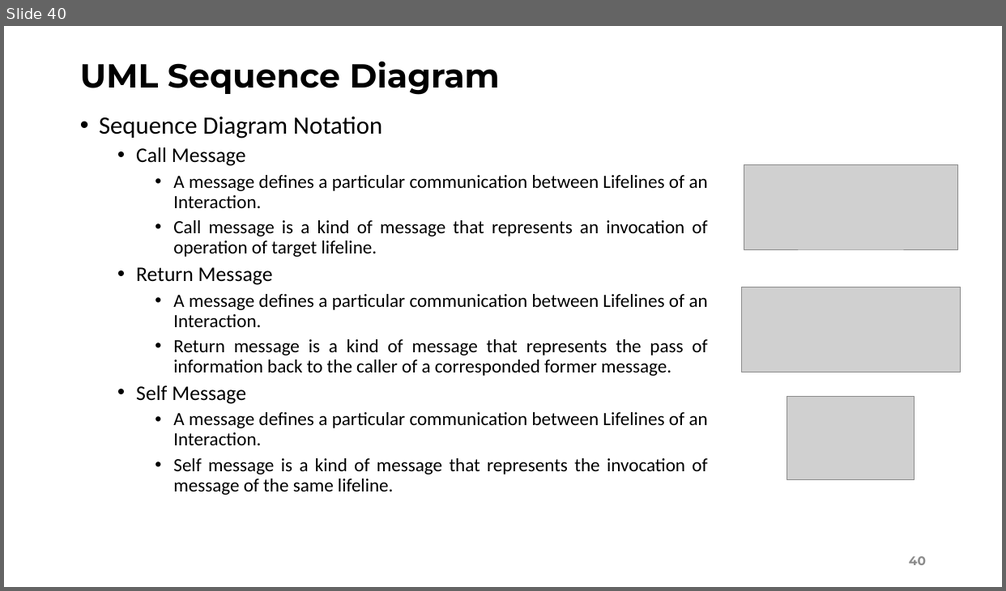
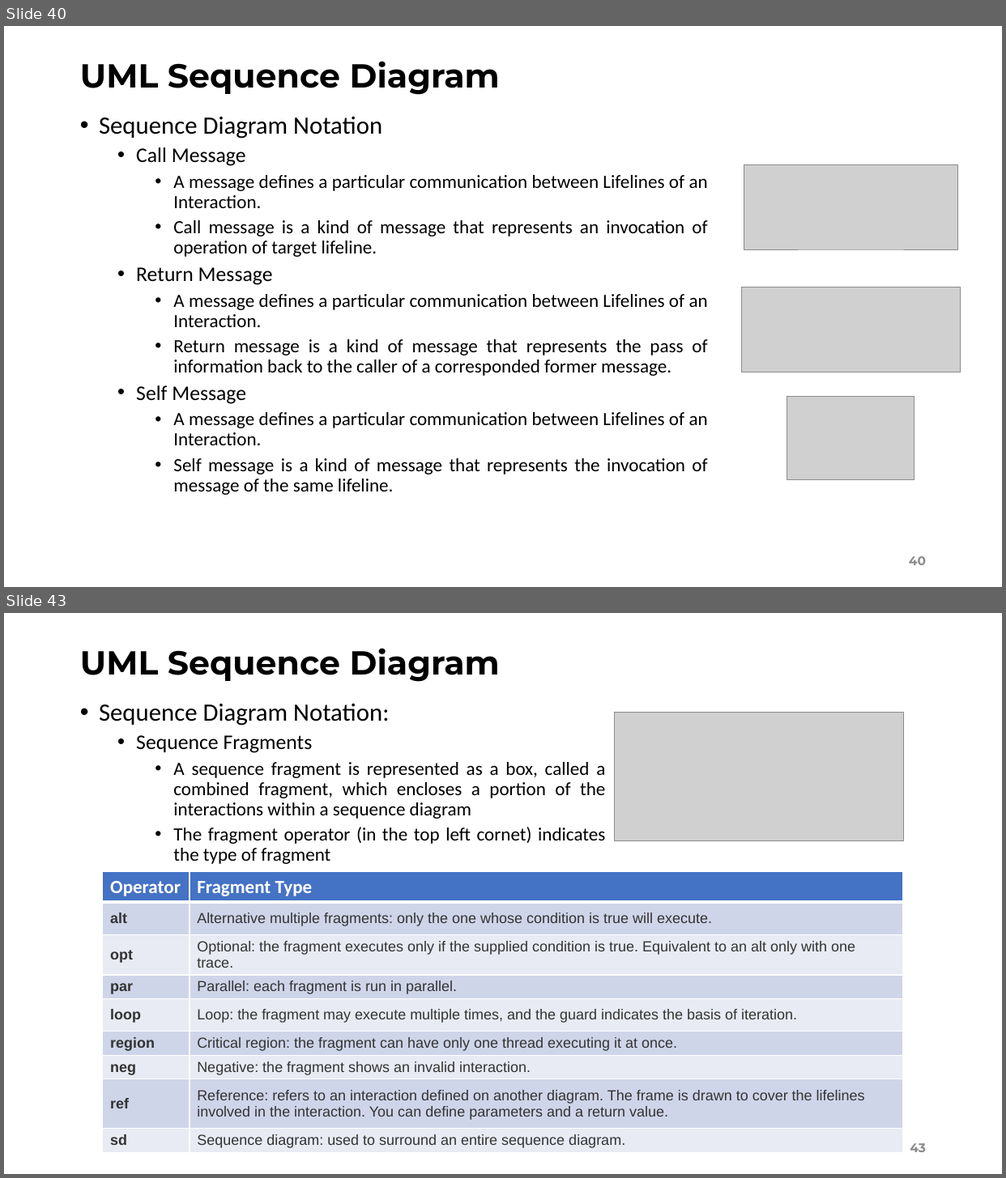
Before and after one commit to Utoixx/git_demo, a slide deck: UML.pptx. Shown one above the other, each under a label of ours: slide 40 before the commit, slides 40 and 43 after it; the slides between them are not shown. The pictures are 1006x591 and 1006x1178 pixels, drawn with LibreOffice and Linux fonts; fonts in the diff are those of the drawing; grey boxes stand for pictures. Boxes give left, top, right and bottom in pixels: in the first picture for what was removed or moved away, otherwise in the second. Text is boxed around its words. In the diff, an @@ line names an element or a change of style, - is before the commit and + after.

```diff
--- a/UML.pptx
+++ b/UML.pptx
@@ slide 43 added at (4,613,1002,1174), background #FFFFFF @@
@@ title added at (80,648,500,682), 32 pt, text #000000, bold @@
+UML Sequence Diagram
@@ text added at (99,703,605,864), 18 pt, text #000000 @@
+• Sequence Diagram Notation:
+  • Sequence Fragments
+    • A sequence fragment is represented as a box, called a combined fragment, which encloses a portion of the interactions within a sequence diagram
+    • The fragment operator (in the top left cornet) indicates the type of fragment
@@ picture added at (615,713,903,841) @@
@@ table added at (103,872,904,1152), 9 rows, 2 columns @@
+Operator | Fragment Type
+alt | Alternative multiple fragments: only the one whose condition is true will execute.
+opt | Optional: the fragment executes only if the supplied condition is true. Equivalent to an alt only with one trace.
+par | Parallel: each fragment is run in parallel.
+loop | Loop: the fragment may execute multiple times, and the guard indicates the basis of iteration.
+region | Critical region: the fragment can have only one thread executing it at once.
+neg | Negative: the fragment shows an invalid interaction.
+ref | Reference: refers to an interaction defined on another diagram. The frame is drawn to cover the lifelines involved in the interaction. You can define parameters and a return value.
+sd | Sequence diagram: used to surround an entire sequence diagram.
@@ page number added at (910,1144,926,1152), 12 pt, text #8C8C8C, bold @@
+43
```
Also in this commit, not shown: 4 slides changed.
